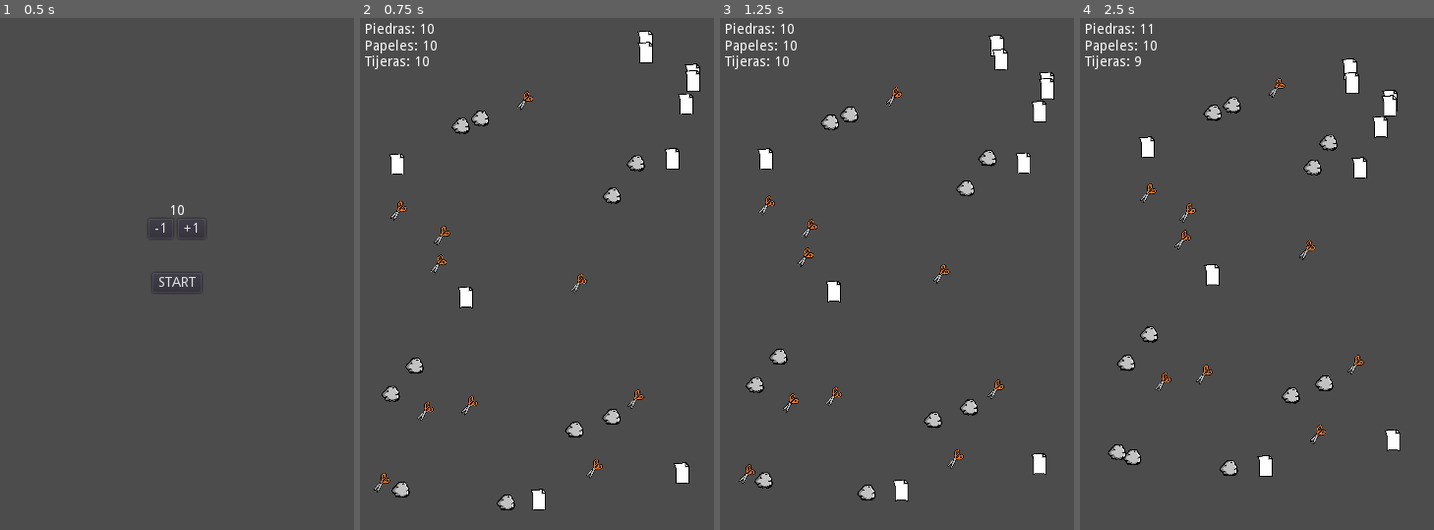
Above: before the commit, frames 1-4 (left to right).
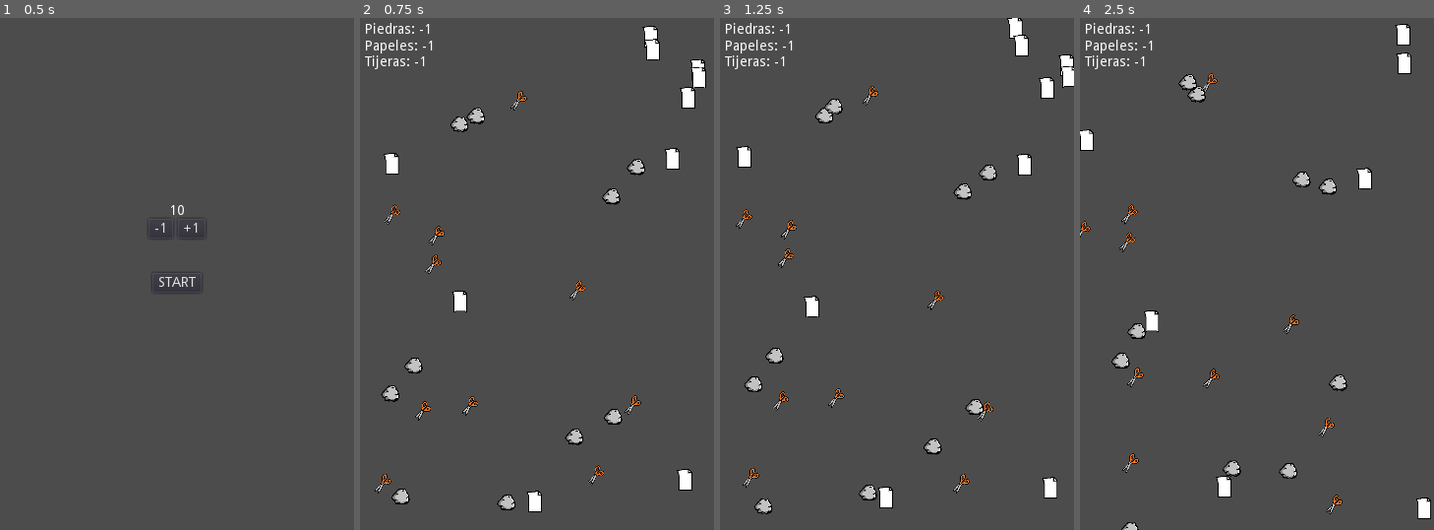
Above: after the commit, the same moments.

Repository: Earthsnake12/PiedraPapelTijera
Game: Godot game, scene res://main/main.tscn
The game is run twice, just before and just after one commit, with the same random seed, the same clock (stepped at 60 frames per second) and the same inputs.
Inputs:
- Up to frame 1 (0.5 s): no input
- Up to frame 2 (0.75 s): click "START" at 0.5 s
- Up to frame 3 (1.25 s): no input
- Up to frame 4 (2.5 s): no input

Frame 1 is identical in both runs. In frame 2, 3.4% of the frame differs, in the area x 3-98%, y 1-97%; in frame 3, 5.3%; in frame 4, 5.8%, in the area x 0-100%, y 1-100%.

Commit message:
Se instancia elementos en un contenedor y se conecta señal por codigo

Diff:
--- a/elemento/Elemento.gd
+++ b/elemento/Elemento.gd
@@ -1,8 +1,10 @@
 extends Area2D
 
 export var speed = 100 # Para manejar la velocidad desde afuera
+signal tocado(elemento)
 var screen_size #Tomo el tamaño de la pantalla
 var tipo
+var velocity
 
 # Es llamado cuando se instancia el objeto
 func _ready():
@@ -10,11 +12,12 @@
 	screen_size = get_viewport_rect().size #tomo el tamaño de la ventana
 
 	position = Vector2(rand_range(10, screen_size.x-10), rand_range(10, screen_size.y-10))
-
+	velocity = Vector2(rand_range(-1,1), rand_range(-1,1))
+	velocity = velocity.normalized() * speed
 
 # es llamado en cada frame. Delta es el tiempo pasado entre frame
 func _process(delta):
-
+	""""
 	var buscados
 
 	if tipo == "piedra":
@@ -35,21 +38,18 @@
 		elif objetivo.distance_to(buscados[i].position) < objetivo.length():
 			objetivo = buscados[i].position - position
 
-	var velocity = objetivo.normalized() * speed
+	velocity = objetivo.normalized() * speed"""
 
 	position += velocity * delta
 
 
 func setTipo(var eleccion_tipo):
-	if(tipo != null):
-		remove_from_group(tipo)
 	tipo = eleccion_tipo
 	$AnimatedSprite.animation = tipo
-	add_to_group(tipo)
 
 
 func _on_Elemento_area_entered(area):
 	if ((tipo == "piedra" and area.tipo == "papel")
 	or (tipo == "papel" and area.tipo == "tijera")
 	or (tipo == "tijera" and area.tipo == "piedra")):
-		setTipo(area.tipo)
+		emit_signal("tocado", self)
--- a/main/main.gd
+++ b/main/main.gd
@@ -36,11 +36,21 @@
 
 		if i < CANT:
 			elemento.setTipo("piedra")
+			$Control_Piedra.add_child(elemento)
+			elemento.connect("tocado", self, "_on_Elemento_tocado")
 		elif i < CANT * 2:
 			elemento.setTipo("papel")
+			$Control_Papel.add_child(elemento)
+			elemento.connect("tocado", self, "_on_Elemento_tocado")
 		else:
 			elemento.setTipo("tijera")
+			$Control_Tijera.add_child(elemento)
+			elemento.connect("tocado", self, "_on_Elemento_tocado")
 
-		add_child(elemento)
+	connect("tocado", self, "_on_Elemento_tocado")
 
 	enJuego = true
+
+
+func _on_Elemento_tocado(elemento):
+	print(elemento.tipo)
--- a/main/main.tscn
+++ b/main/main.tscn
@@ -4,10 +4,16 @@
 [ext_resource path="res://elemento/Elemento.tscn" type="PackedScene" id=2]
 [ext_resource path="res://main/HUD.tscn" type="PackedScene" id=3]
 
-[node name="main" type="Node" groups=["papel", "piedra", "tijera"]]
+[node name="main" type="Node"]
 script = ExtResource( 1 )
 elemento_scene = ExtResource( 2 )
 
 [node name="HUD" parent="." instance=ExtResource( 3 )]
 
+[node name="Control_Piedra" type="Node" parent="."]
+
+[node name="Control_Papel" type="Node" parent="."]
+
+[node name="Control_Tijera" type="Node" parent="."]
+
 [connection signal="start_game" from="HUD" to="." method="_on_HUD_start_game"]
